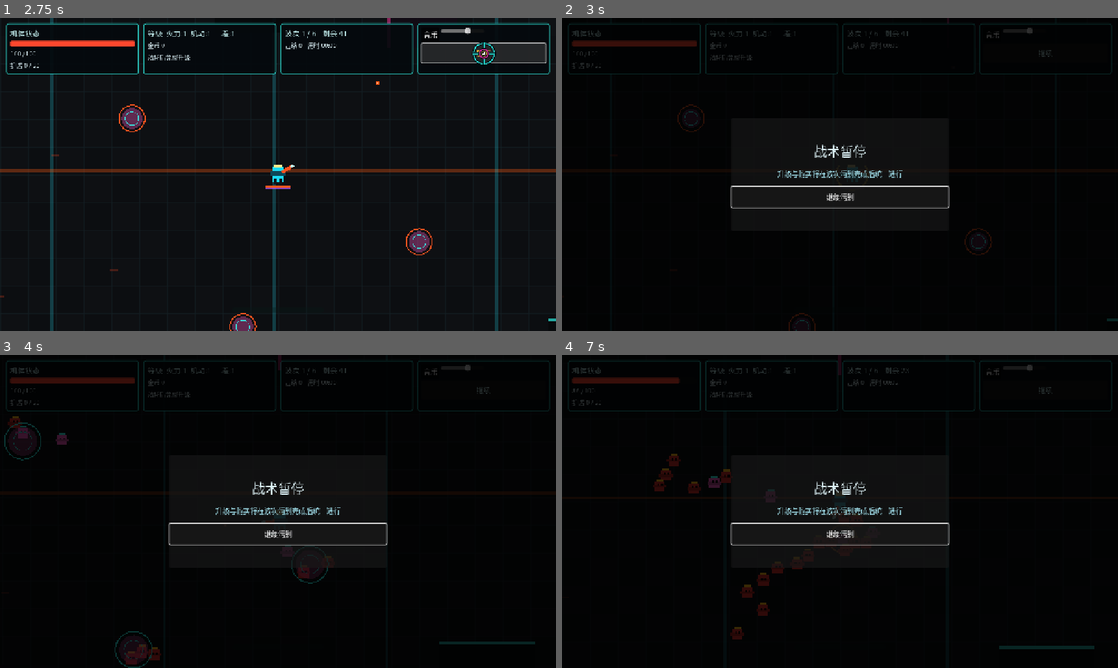
Above: before the commit, frames 1-4 (two rows, left to right).
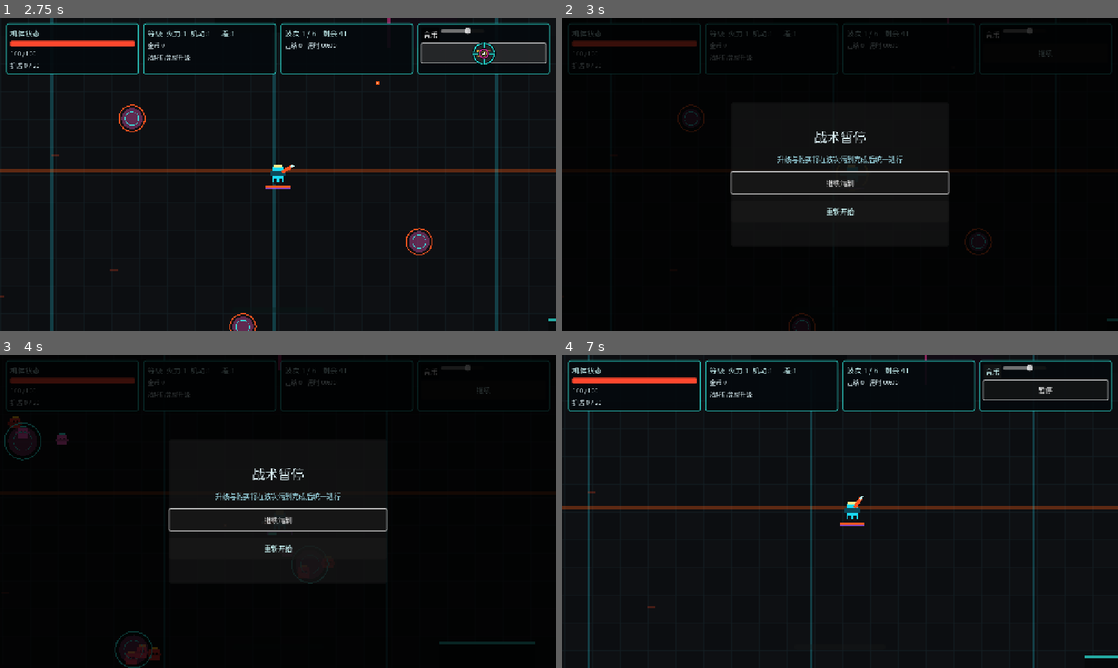
Above: after the commit, the same moments.

Repository: xiejiamincyq/2d-game
Game: Godot game, scene res://scenes/Main.tscn
The game is run twice, just before and just after one commit, with the same random seed, the same clock (stepped at 60 frames per second) and the same inputs.
Inputs (mouse positions are in pixels of both pictures, inside the frame that each line leads up to):
- Up to frame 1 (2.75 s): click "开始清剿" at 0.5 s; click "音乐" at 1.25 s; click "暂停" at 2 s
- Up to frame 2 (3 s): tap Enter at 2.75 s; move the mouse to (962, 158) at 2.77 s; hold D (move_right) from 2.78 s (still down); hold Right mouse button (dash_melee) from 2.78 s (still down)
- Up to frame 3 (4 s): tap Space at 3.02, 3.77 s; move the mouse to (166, 527) at 3.52 s; release D (move_right) at 3.53 s; release Right mouse button (dash_melee) at 3.53 s; hold S (move_down) from 3.53 s (still down); click (166, 527) at 3.6 s
- Up to frame 4 (7 s): release S (move_down) at 4.25 s; click (840, 549) at 4.25 s, where only the run after the commit has a clickable "重新开始"; click (840, 536) at 5 s, where only the run after the commit has a clickable "开始清剿"; move the mouse to (895, 442) at 5.77 s; hold D (move_right) 5.78-6.53 s; tap R at 5.85 s; move the mouse to (812, 574) at 6.52 s; hold W (move_up) from 6.53 s (still down); tap 6 at 6.6 s; tap Space at 6.77 s

Frame 1 is identical in both runs. In frame 2, 1.8% of the frame differs, in the area x 30-70%, y 36-64%; in frame 3, 1.8%; in frame 4, 8.7%, in the area x 0-100%, y 0-100%.

Commit message:
feat: add restart action to pause menu
Reuse the existing run restart signal while preserving resume-first focus and responsive pause layout.

Diff:
--- a/scripts/tests/UITest.gd
+++ b/scripts/tests/UITest.gd
@@ -38,6 +38,19 @@
 		return
 	if not _assert_true(ui.get("settlement_screen") != null and ui.get("pause_screen") != null and ui.get("result_screen") != null, "GameUI did not instantiate focused modal screens"):
 		return
+	var pause_restart_button := ui.pause_screen.get("restart_button") as Button
+	if not _assert_true(
+		pause_restart_button != null
+		and pause_restart_button.get_combined_minimum_size().y >= 44.0
+		and pause_restart_button.focus_mode == Control.FOCUS_ALL,
+		"pause menu did not expose a keyboard-focusable restart option"
+	):
+		return
+	var pause_restart_requests := [0]
+	ui.restart_requested.connect(func() -> void: pause_restart_requests[0] += 1)
+	pause_restart_button.pressed.emit()
+	if not _assert_true(pause_restart_requests[0] == 1, "pause restart button did not reuse GameUI's restart request"):
+		return
 	if not _assert_true(ui.continue_button != null and not ui.continue_button.visible, "Continue button did not start hidden"):
 		return
 	ui.set_continue_available(true)
@@ -77,7 +90,7 @@
 		return
 	if not _assert_true(_contrast_ratio(button_color, button_background) >= 4.5, "default button contrast fell below 4.5:1"):
 		return
-	for button in [ui.start_button, ui.continue_button, ui.hud.pause_button, ui.pause_screen.resume_button, ui.result_screen.restart_button, ui.settlement_screen.close_button]:
+	for button in [ui.start_button, ui.continue_button, ui.hud.pause_button, ui.pause_screen.resume_button, pause_restart_button, ui.result_screen.restart_button, ui.settlement_screen.close_button]:
 		if not _assert_true(button.get_combined_minimum_size().y >= 44.0 and button.focus_mode == Control.FOCUS_ALL, "%s lost its 44px keyboard-focusable target" % button.name):
 			return
 
--- a/scripts/ui/GameUI.gd
+++ b/scripts/ui/GameUI.gd
@@ -131,6 +131,7 @@
 	hud.bgm_volume_changed.connect(func(value: float) -> void: bgm_volume_changed.emit(value))
 	hud.bgm_mute_changed.connect(func(muted: bool) -> void: bgm_mute_changed.emit(muted))
 	pause_screen.resume_requested.connect(func() -> void: pause_requested.emit())
+	pause_screen.restart_requested.connect(func() -> void: restart_requested.emit())
 	settlement_screen.offer_selected.connect(func(offer: Dictionary) -> void: settlement_offer_selected.emit(offer))
 	settlement_screen.close_requested.connect(func() -> void: settlement_close_requested.emit())
 	wave_banner.finished.connect(func(context: StringName) -> void: wave_banner_finished.emit(context))
--- a/scripts/ui/PauseScreen.gd
+++ b/scripts/ui/PauseScreen.gd
@@ -2,9 +2,11 @@
 class_name PauseScreen
 
 signal resume_requested
+signal restart_requested
 
 var panel: PanelContainer
 var resume_button: Button
+var restart_button: Button
 
 func _ready() -> void:
 	process_mode = Node.PROCESS_MODE_ALWAYS
@@ -23,7 +25,7 @@
 	add_child(center)
 
 	panel = PanelContainer.new()
-	panel.custom_minimum_size = Vector2(500, 260)
+	panel.custom_minimum_size = Vector2(500, 330)
 	center.add_child(panel)
 
 	var box := VBoxContainer.new()
@@ -50,6 +52,15 @@
 	resume_button.pressed.connect(func() -> void: resume_requested.emit())
 	box.add_child(resume_button)
 
+	restart_button = Button.new()
+	restart_button.text = "重新开始"
+	restart_button.custom_minimum_size = Vector2(220, 48)
+	restart_button.focus_mode = Control.FOCUS_ALL
+	restart_button.pressed.connect(func() -> void: restart_requested.emit())
+	box.add_child(restart_button)
+	resume_button.focus_neighbor_bottom = resume_button.get_path_to(restart_button)
+	restart_button.focus_neighbor_top = restart_button.get_path_to(resume_button)
+
 func show_screen() -> void:
 	visible = true
 	resume_button.grab_focus()
@@ -60,7 +71,7 @@
 func apply_viewport_size(viewport_size: Vector2) -> void:
 	panel.custom_minimum_size = Vector2(
 		minf(500.0, viewport_size.x - 32.0),
-		minf(260.0, viewport_size.y - 32.0)
+		minf(330.0, viewport_size.y - 32.0)
 	)
 
 func get_required_size() -> Vector2:
